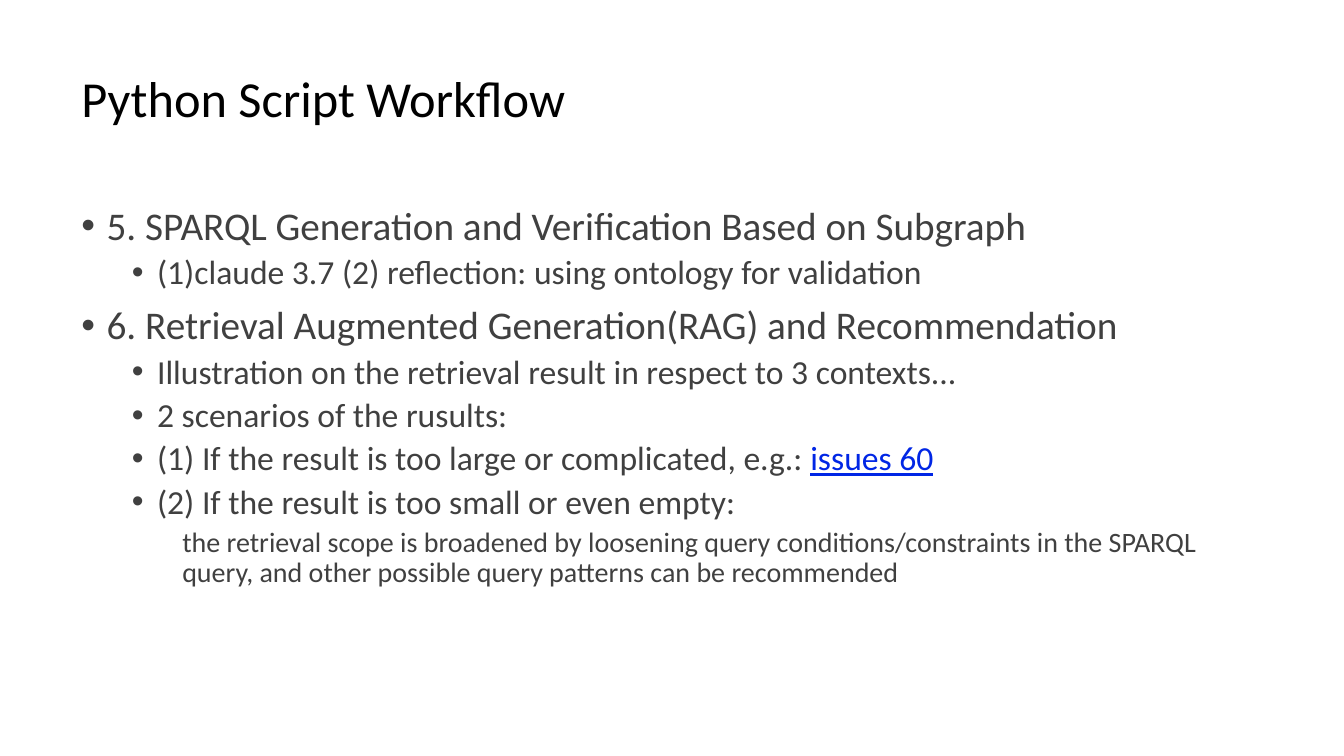
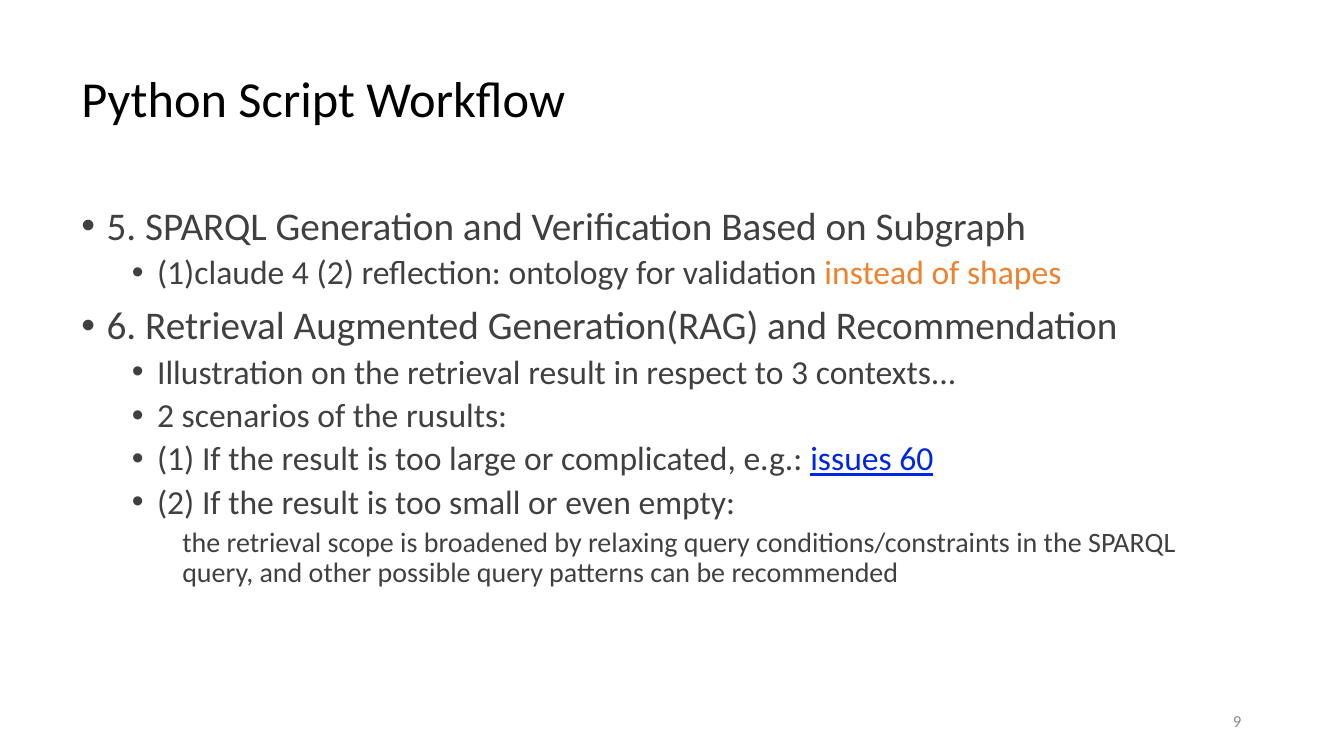
Before and after one commit to DDMAL/linkedmusic-queries, a slide deck: slide 9 of handOver_generalReviewOf_LinkedMusicQueries2024-2025.pptx. Drawn at 1344x756 pixels with LibreOffice and Linux fonts; fonts in the diff are those of the drawing. Boxes give left, top, right and bottom in pixels: in the first picture for what was removed or moved away, otherwise in the second. Text is boxed around its words. In the diff, an @@ line names an element or a change of style, - is before the commit and + after.

```diff
--- a/handOver_generalReviewOf_LinkedMusicQueries2024-2025.pptx
+++ b/handOver_generalReviewOf_LinkedMusicQueries2024-2025.pptx
@@ text at (x1=157, y1=259, x2=1061, y2=290): text changed @@
-  • (1)claude 3.7 (2) reflection: using ontology for validation
+  • (1)claude 4 (2) reflection: ontology for validation instead of shapes
@@ text at (x1=182, y1=532, x2=1175, y2=587): text changed @@
-    the retrieval scope is broadened by loosening query conditions/constraints in the SPARQL query, and other possible query patterns can be recommended
+    the retrieval scope is broadened by relaxing query conditions/constraints in the SPARQL query, and other possible query patterns can be recommended
@@ page number added at (x1=1233, y1=716, x2=1241, y2=727), 12 pt, text #8C8C8C @@
+9
```
Also in this commit, not shown: 13 other slides changed, 3 slides added, 2 other files.
